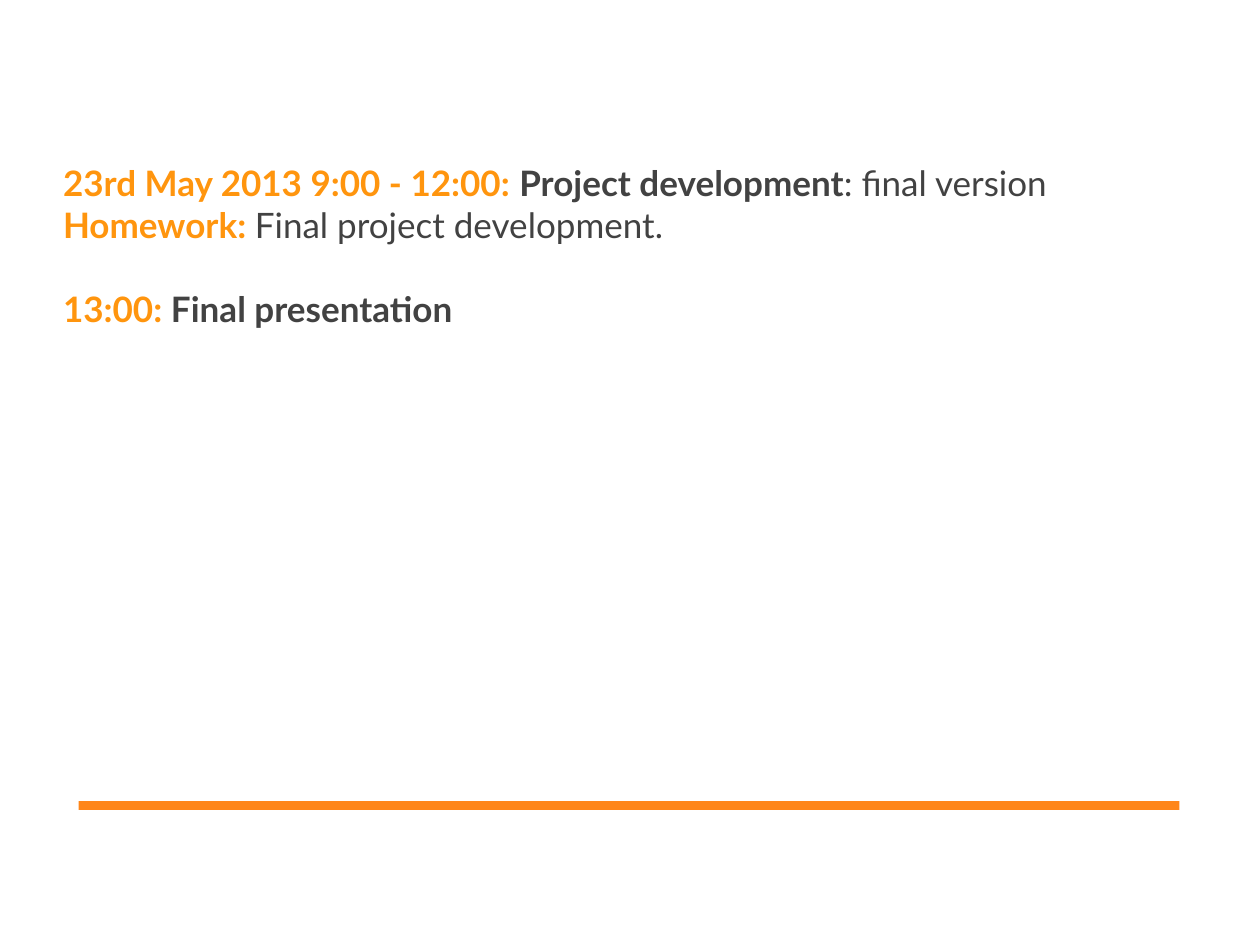
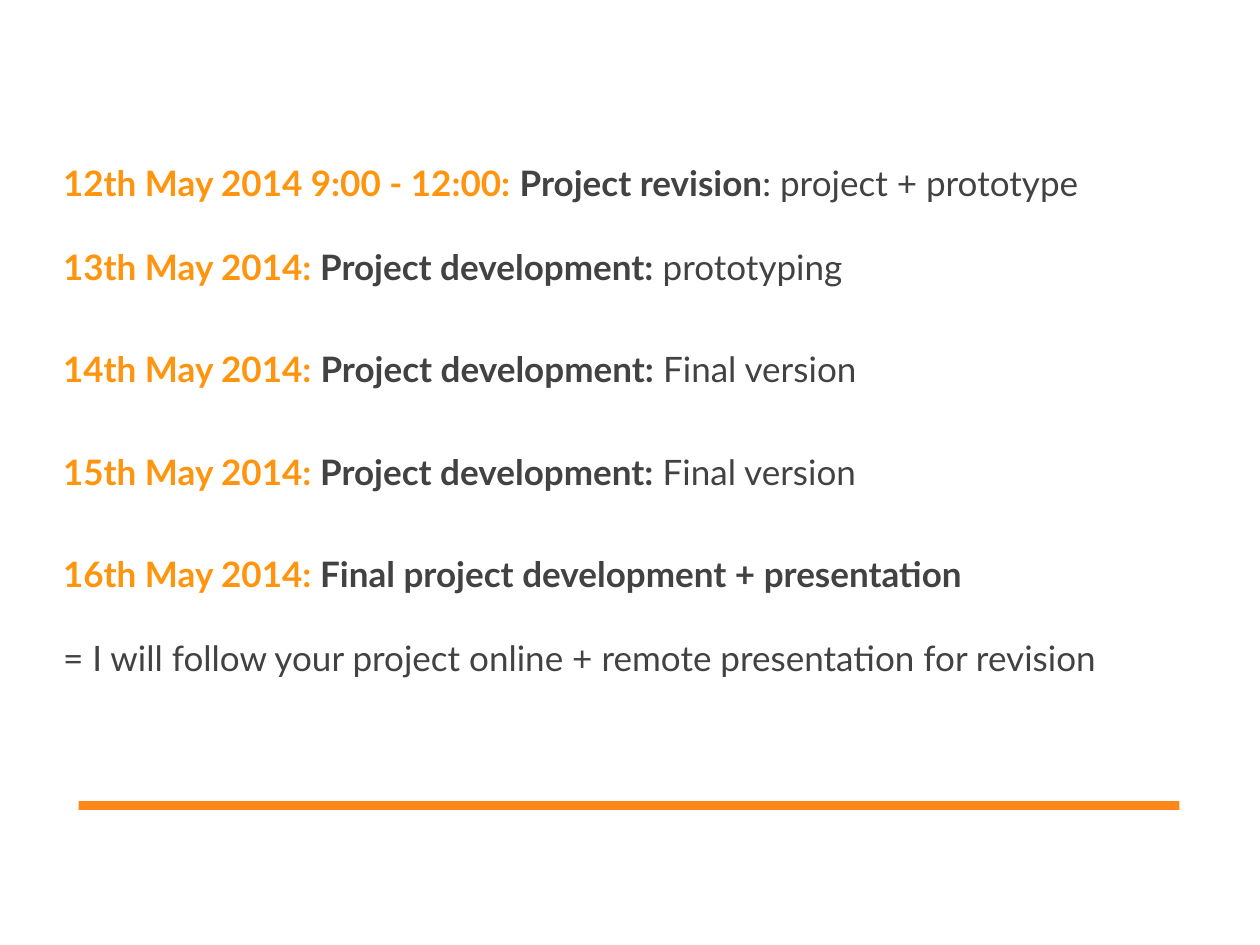
Before and after one commit to DigitalFabricationStudio/Slides, a slide deck: slide 8 of libreoffice/DigitalFabricationStudio.00__Introduction.odp (slide 7 before the commit). Drawn at 1260x945 pixels with LibreOffice and Linux fonts; fonts in the diff are those of the drawing; background and template pictures are left out. Boxes give left, top, right and bottom in pixels: in the first picture for what was removed or moved away, otherwise in the second. Text is boxed around its words. In the diff, an @@ line names an element or a change of style, - is before the commit and + after.

```diff
--- a/libreoffice/DigitalFabricationStudio.00__Introduction.odp
+++ b/libreoffice/DigitalFabricationStudio.00__Introduction.odp
@@ text at (63,170,1096,678): text changed @@
-23rd May 2013 9:00 - 12:00: Project development: final version
-Homework: Final project development.
-13:00: Final presentation
+12th May 2014 9:00 - 12:00: Project revision: project + prototype
+13th May 2014: Project development: prototyping
+14th May 2014: Project development: Final version
+15th May 2014: Project development: Final version
+16th May 2014: Final project development + presentation
+= I will follow your project online + remote presentation for revision
```
Also in this commit, not shown: 10 other slides changed, 2 slides added, 1 slide removed, 3 other files.
